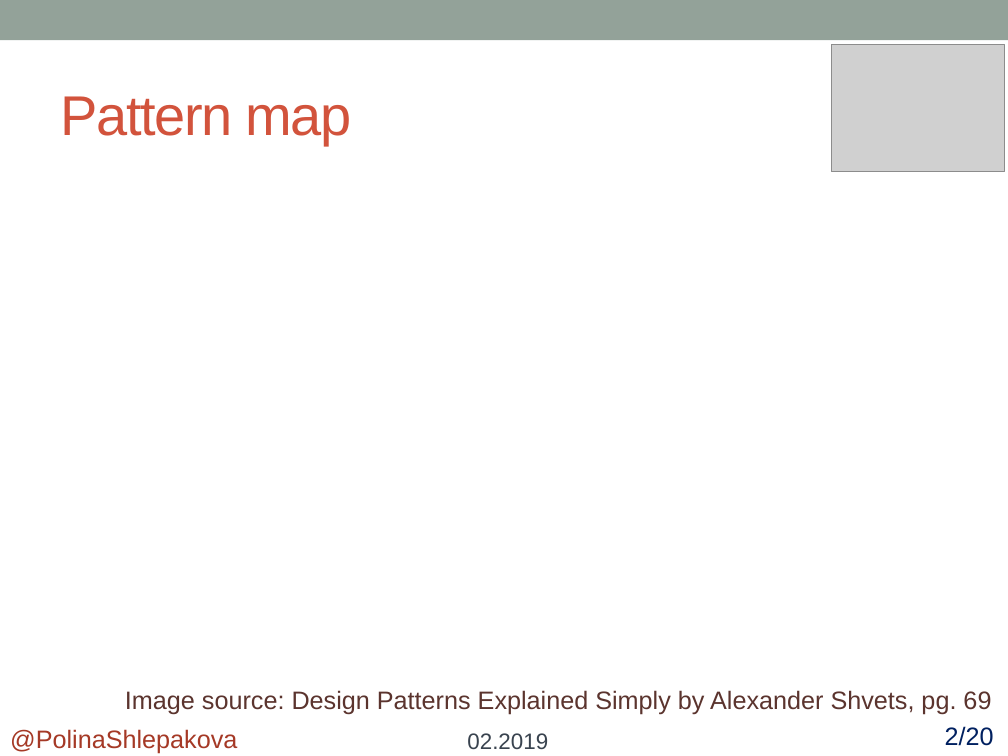
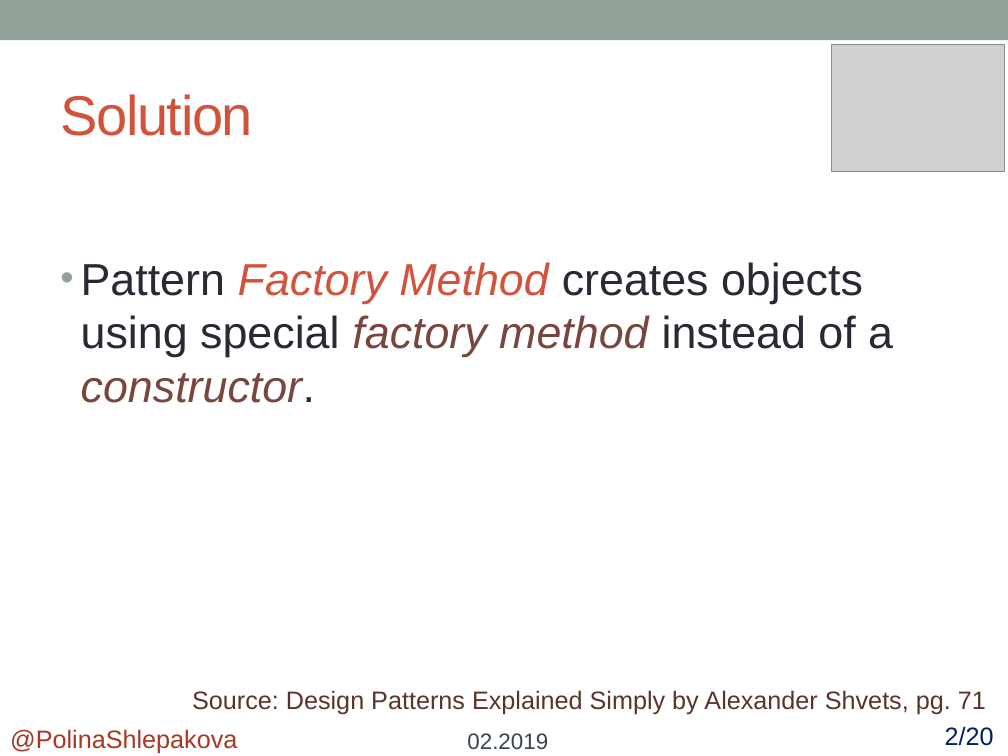
Before and after one commit to polykross/FactoryMethod-Facade, a slide deck: slide 5 of FactoryMethod/Presentation/FactoryMethod.pptx. Drawn at 1008x756 pixels with LibreOffice and Linux fonts; fonts in the diff are those of the drawing; grey boxes stand for pictures. Boxes give left, top, right and bottom in pixels: in the first picture for what was removed or moved away, otherwise in the second. Text is boxed around its words. In the diff, an @@ line names an element or a change of style, - is before the commit and + after.

```diff
--- a/FactoryMethod/Presentation/FactoryMethod.pptx
+++ b/FactoryMethod/Presentation/FactoryMethod.pptx
@@ title at [60, 94, 252, 136]: text changed @@
-Pattern map
+Solution
@@ text added at [81, 262, 893, 403], 32 pt, text #292934 @@
+• Pattern Factory Method creates objects using special factory method instead of a constructor.
@@ text at [192, 690, 986, 715]: text changed @@
-Image source: Design Patterns Explained Simply by Alexander Shvets, pg. 69
+Source: Design Patterns Explained Simply by Alexander Shvets, pg. 71
```
Also in this commit, not shown: 2 other slides changed, 5 slides added, 4 other files.
